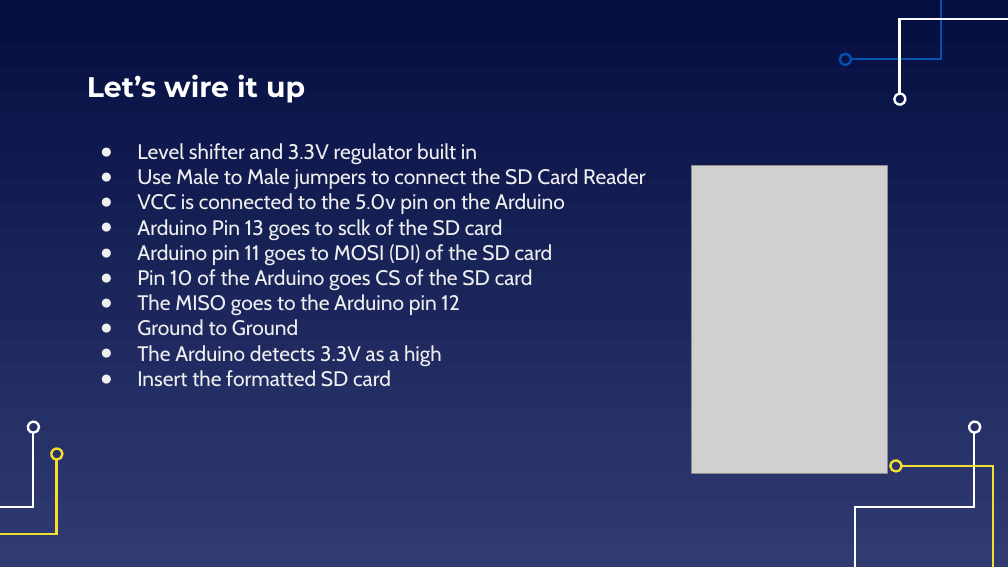
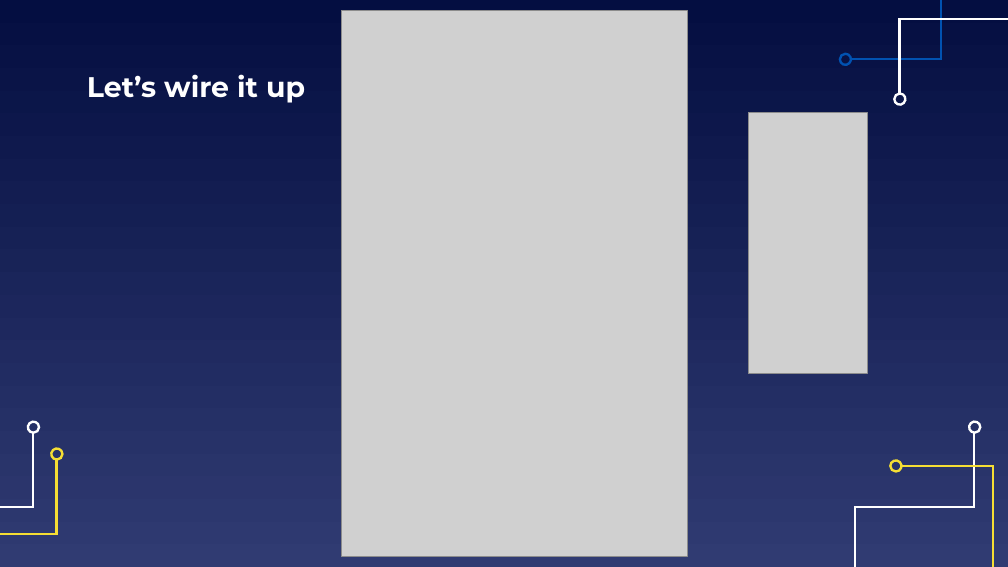
Before and after one commit to EELabMan/Arduino-11-Real-Time-Clocks-and-Datalogging, a slide deck: slide 8 of Data Logging2.pptx. Drawn at 1008x567 pixels with LibreOffice and Linux fonts; fonts in the diff are those of the drawing; grey boxes stand for pictures. Boxes give left, top, right and bottom in pixels: in the first picture for what was removed or moved away, otherwise in the second. Text is boxed around its words. In the diff, an @@ line names an element or a change of style, - is before the commit and + after.

Commit message:
New SD card reader
Updated PPT and Code

```diff
--- a/Data Logging2.pptx
+++ b/Data Logging2.pptx
@@ picture added at (341, 11, 687, 557) @@
@@ picture added at (749, 112, 868, 374) @@
@@ text removed at (137, 143, 645, 387) @@
-● Level shifter and 3.3V regulator built in
-● Use Male to Male jumpers to connect the SD Card Reader
-● VCC is connected to the 5.0v pin on the Arduino
-● Arduino Pin 13 goes to sclk of the SD card
-● Arduino pin 11 goes to MOSI (DI) of the SD card
-● Pin 10 of the Arduino goes CS of the SD card
-● The MISO goes to the Arduino pin 12
-● Ground to Ground
-● The Arduino detects 3.3V as a high
-● Insert the formatted SD card
@@ picture removed at (692, 165, 888, 473) @@
```
Also in this commit, not shown: 4 other slides changed, 1 slide added, 4 other files.
